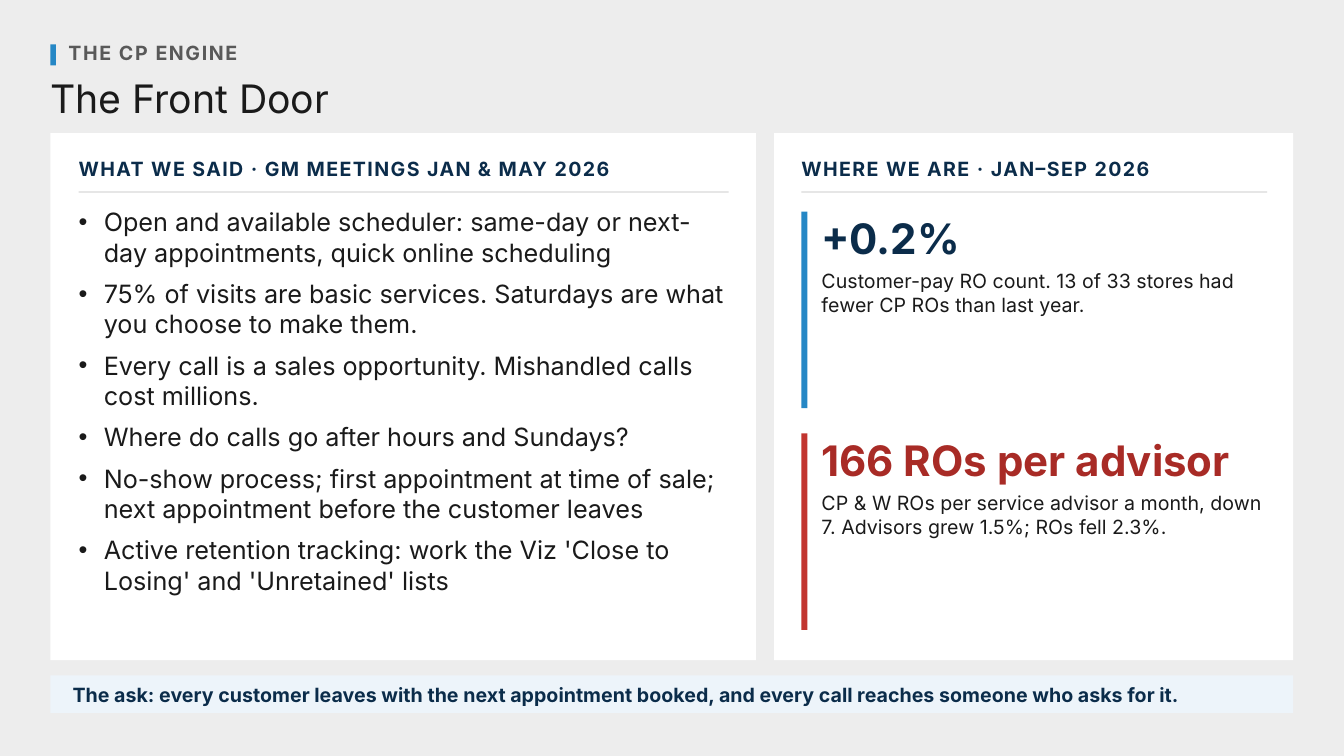
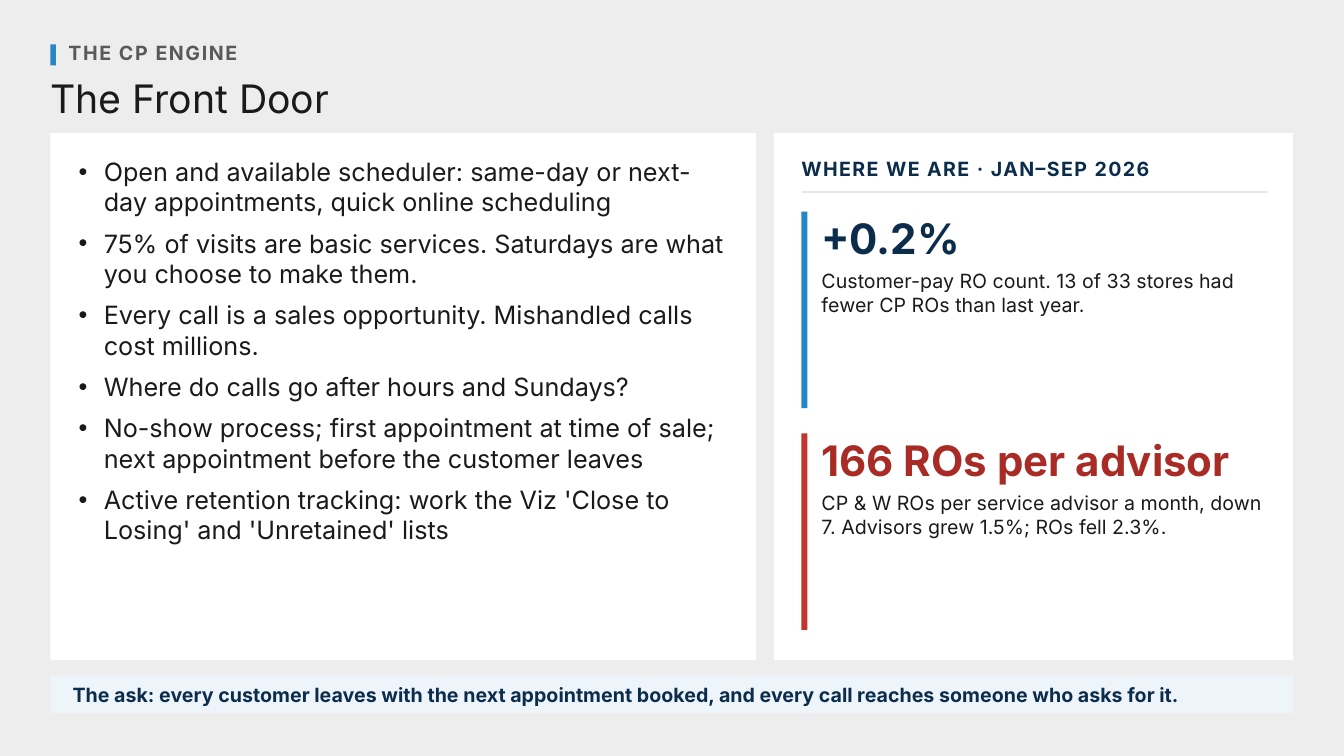
Before and after one commit to Ndresner/Noah, a slide deck: slide 30 of day2-deck/decks/Fixed Ops - Day 2 Example Test Deck.pptx. Drawn at 1344x756 pixels with LibreOffice and Linux fonts; fonts in the diff are those of the drawing. Boxes give left, top, right and bottom in pixels: in the first picture for what was removed or moved away, otherwise in the second. Text is boxed around its words. In the diff, an @@ line names an element or a change of style, - is before the commit and + after.

```diff
--- a/day2-deck/decks/Fixed Ops - Day 2 Example Test Deck.pptx
+++ b/day2-deck/decks/Fixed Ops - Day 2 Example Test Deck.pptx
@@ text "Open and available scheduler: same-day ...": place and size @@
-text "Open and available scheduler: same-day ..." at [104,212,724,595]
+text "Open and available scheduler: same-day ..." at [104,162,724,544]
@@ text removed at [79,161,610,177] @@
-WHAT WE SAID · GM MEETINGS JAN & MAY 2026
@@ rectangle removed at [79,192,729,193] @@
```
Also in this commit, not shown: 32 other slides changed, 3 slides removed, 12 other files.
